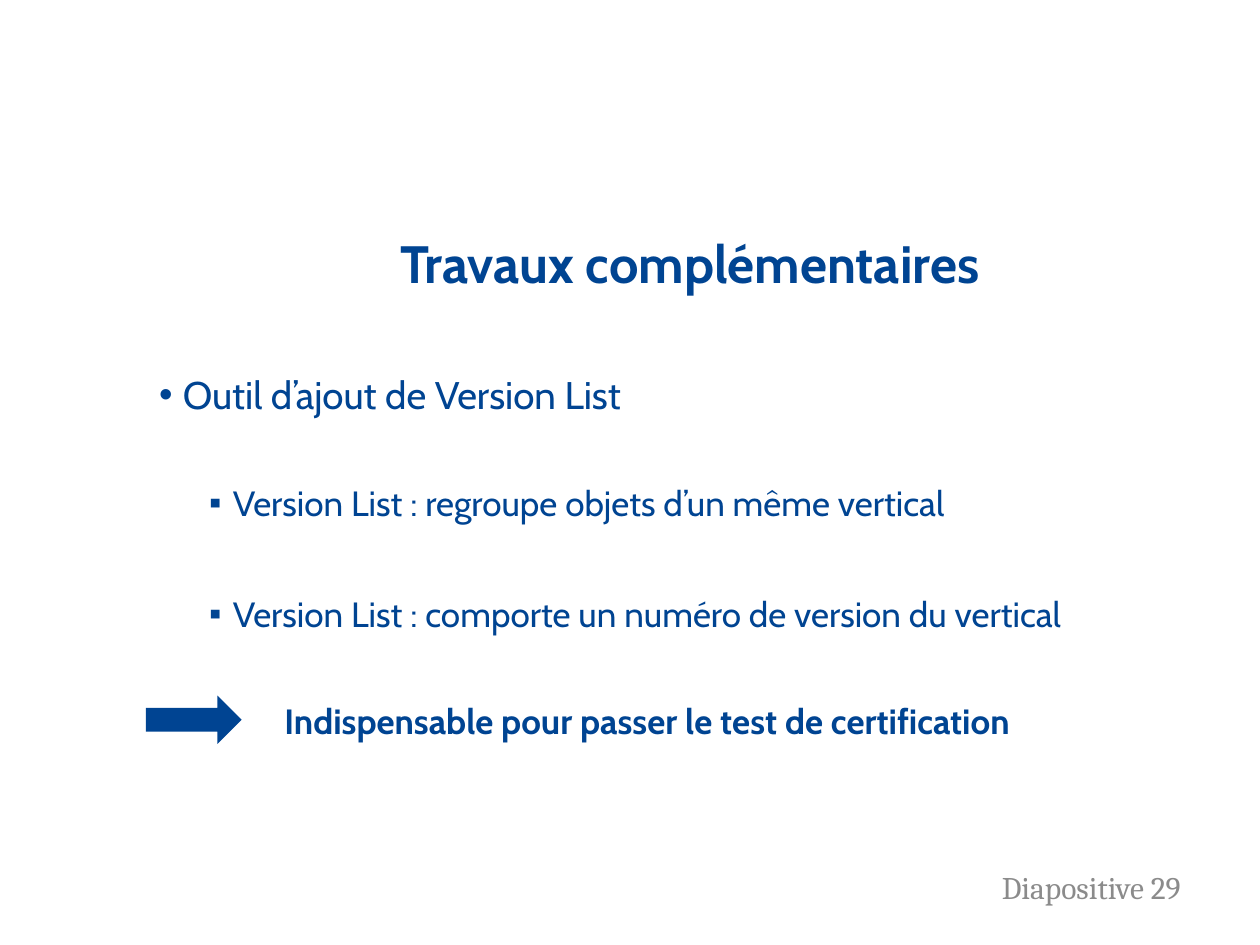
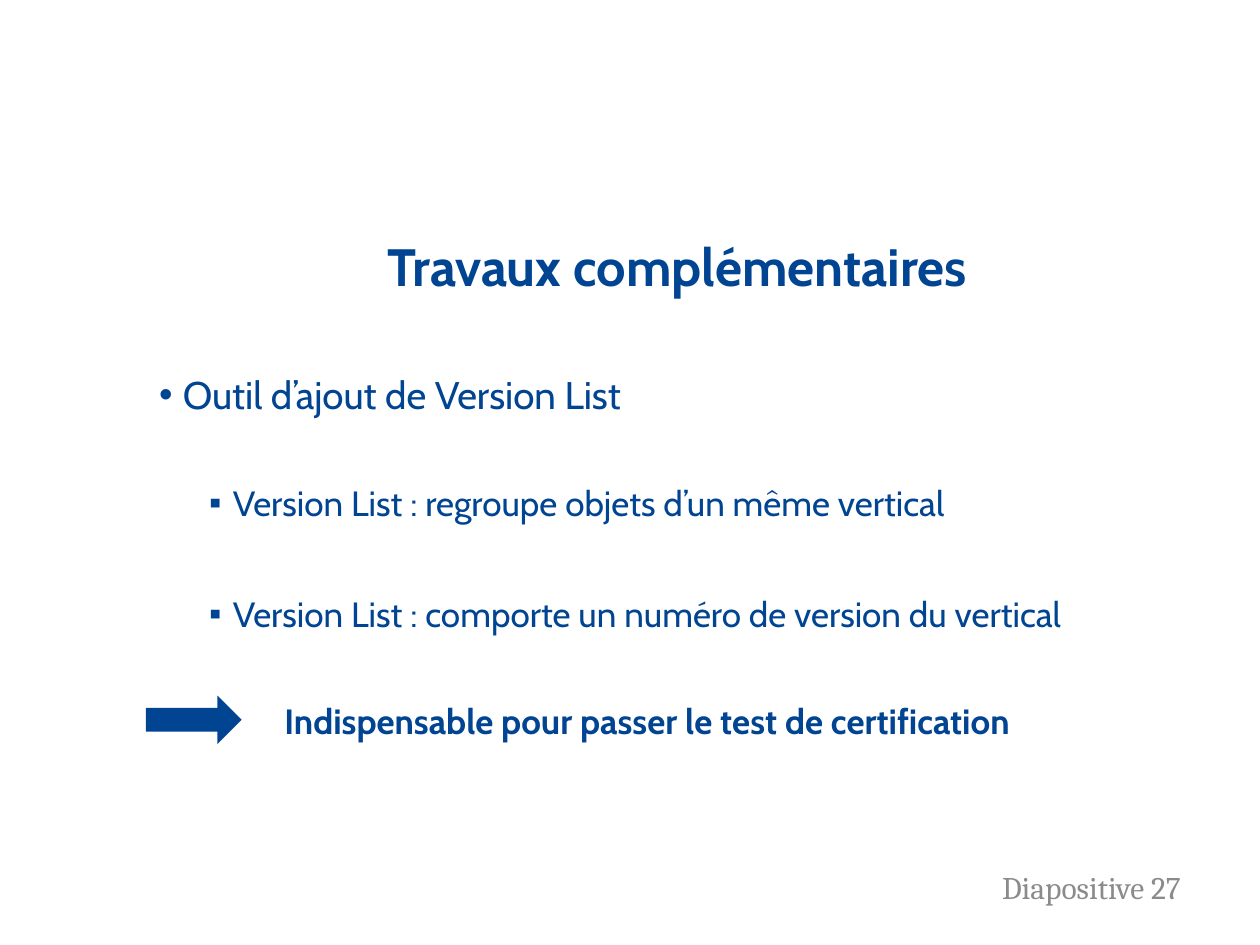
Before and after one commit to FlorentALAPETITE/Rapport_Stage_2017, a slide deck: slide 27 of Soutenance_Stage.pptx (slide 29 before the commit). Drawn at 1260x945 pixels with LibreOffice and Linux fonts; fonts in the diff are those of the drawing; background and template pictures are left out. Boxes give left, top, right and bottom in pixels: in the first picture for what was removed or moved away, otherwise in the second. Text is boxed around its words. In the diff, an @@ line names an element or a change of style, - is before the commit and + after.

Commit message:
Modifs rapport et diapo

```diff
--- a/Soutenance_Stage.pptx
+++ b/Soutenance_Stage.pptx
@@ text "Travaux complémentaires": place and size @@
-text "Travaux complémentaires" at <box>400,243,980,295</box>
+text "Travaux complémentaires" at <box>388,246,968,298</box>
@@ page number at <box>1002,878,1181,906</box>: text changed @@
-Diapositive 29
+Diapositive 27
```
Also in this commit, not shown: 3 other slides changed, 14 slides removed, 1 other file.
